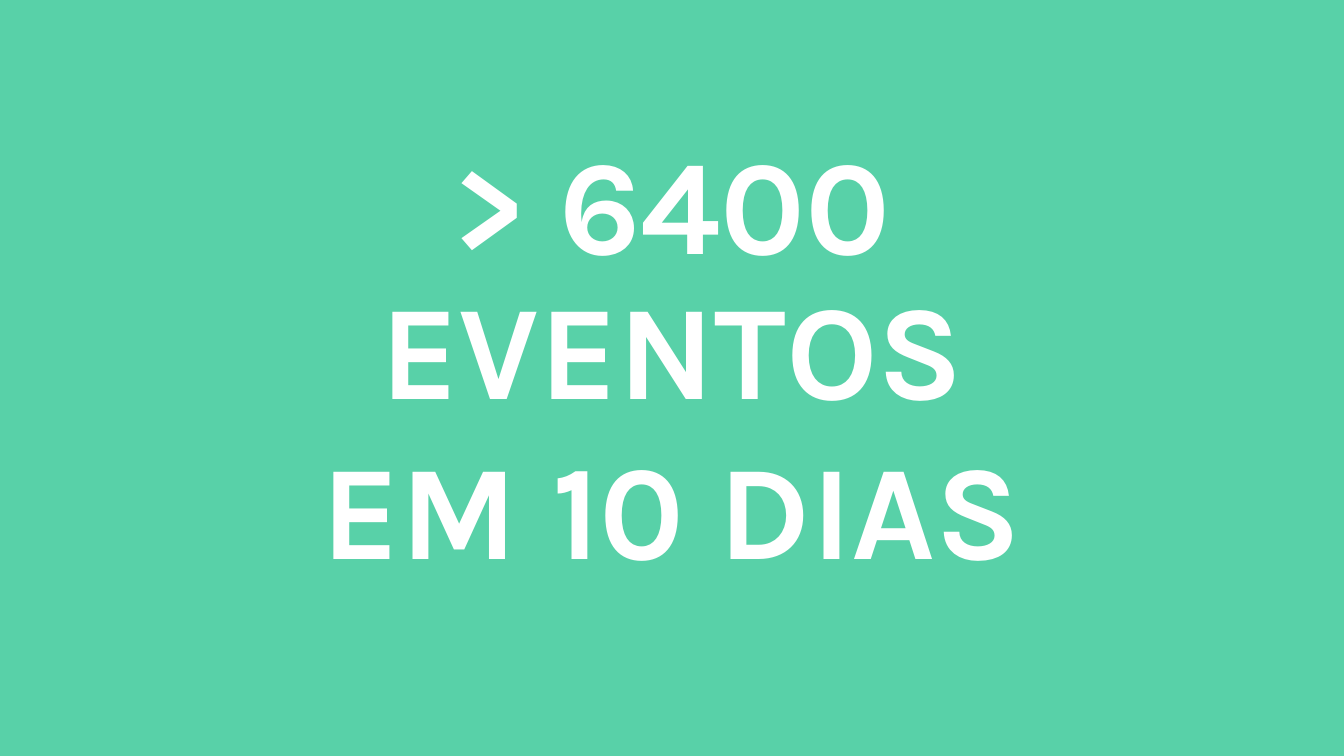
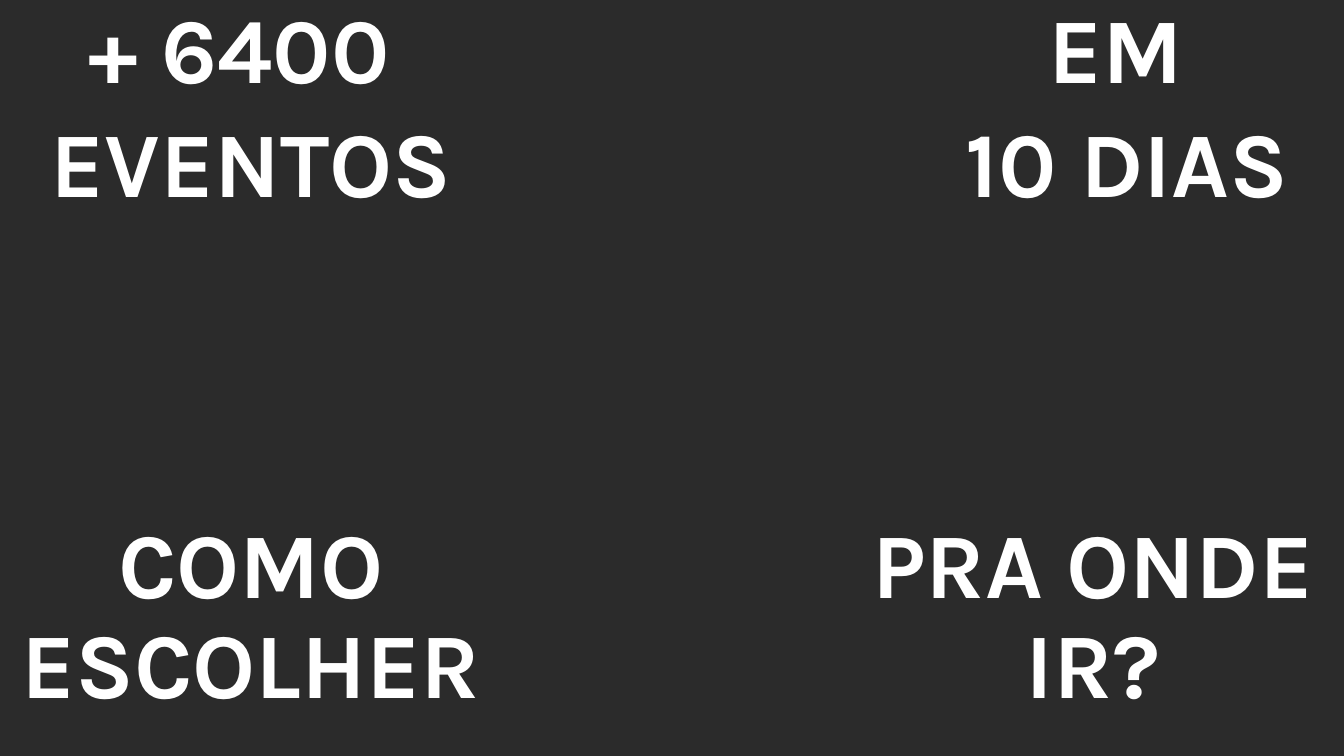
Before and after one commit to rnmourao/sxsw-ai-roster, a slide deck: slide 2 of sxsw.pptx. Drawn at 1344x756 pixels with LibreOffice and Linux fonts; fonts in the diff are those of the drawing; background and template pictures are left out; a plain dark background stands for a picture behind light text. Boxes give left, top, right and bottom in pixels: in the first picture for what was removed or moved away, otherwise in the second. Text is boxed around its words. In the diff, an @@ line names an element or a change of style, - is before the commit and + after.

```diff
--- a/sxsw.pptx
+++ b/sxsw.pptx
@@ background #58D1A8 to picture (left out) @@
@@ text at bbox=[50, 22, 451, 199]: text changed; size 96 to 66 pt @@
-> 6400 EVENTOS
-EM 10 DIAS
++ 6400
+EVENTOS
@@ text added at bbox=[966, 23, 1288, 199], 66 pt, text #FFFFFF, bold @@
+EM
+10 DIAS
@@ text added at bbox=[21, 537, 480, 700], 66 pt, text #FFFFFF, bold @@
+COMO ESCOLHER
@@ text added at bbox=[872, 537, 1313, 700], 66 pt, text #FFFFFF, bold @@
+PRA ONDE IR?
```
Also in this commit, not shown: 1 other slide changed, 1 slide added, 3 slides removed.
